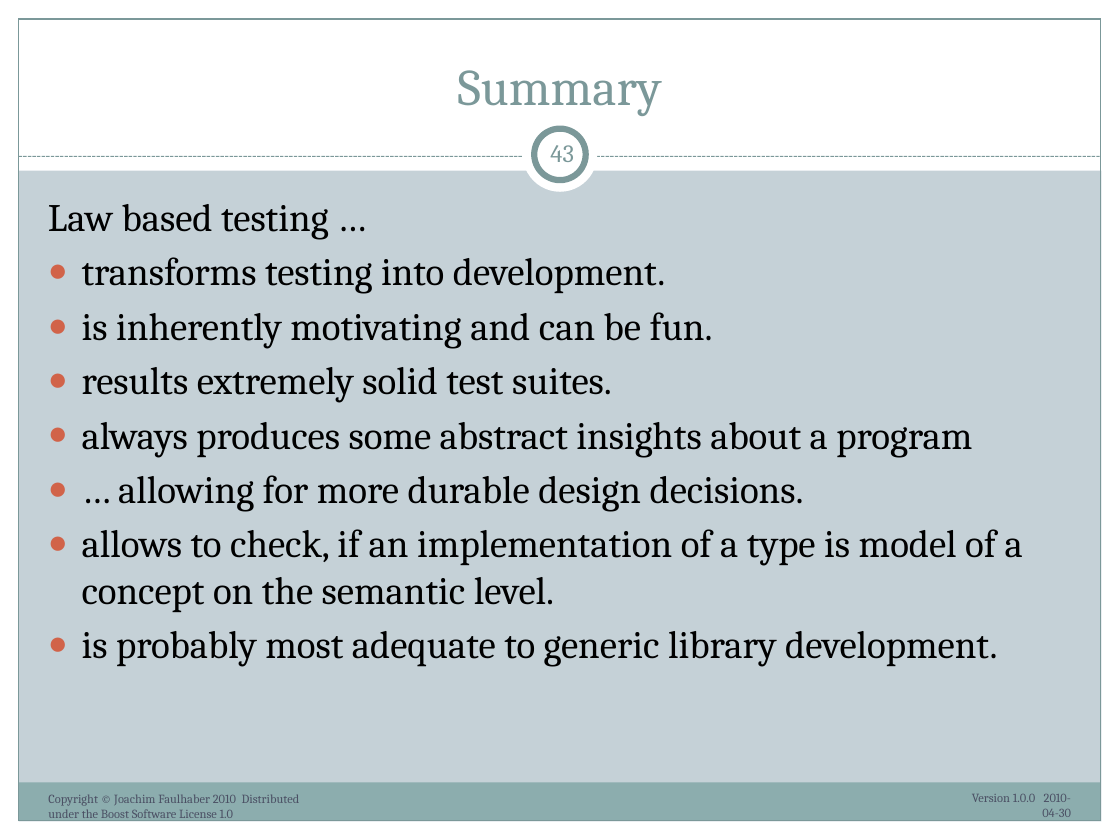
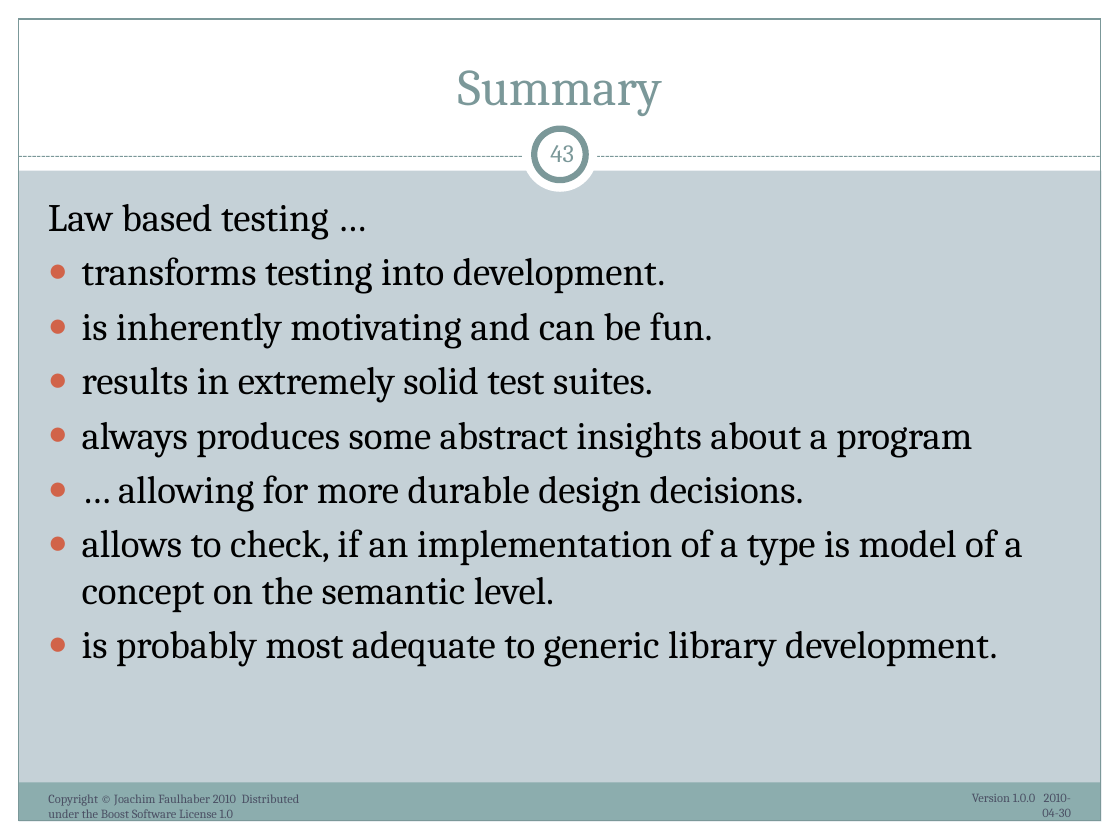
Before and after one commit to ryppl/boost-history, a slide deck: slide 43 of itl/libs/validate/doc/boostcon2010/BoostAlabaster.pptx. Drawn at 1120x840 pixels with LibreOffice and Linux fonts; fonts in the diff are those of the drawing. Boxes give left, top, right and bottom in pixels: in the first picture for what was removed or moved away, otherwise in the second. Text is boxed around its words. In the diff, an @@ line names an element or a change of style, - is before the commit and + after.

```diff
--- a/itl/libs/validate/doc/boostcon2010/BoostAlabaster.pptx
+++ b/itl/libs/validate/doc/boostcon2010/BoostAlabaster.pptx
@@ text at (x1=82, y1=367, x2=653, y2=403): text changed @@
-● results extremely solid test suites.
+● results in extremely solid test suites.
```
Also in this commit, not shown: 16 other slides changed, 1 other file.
